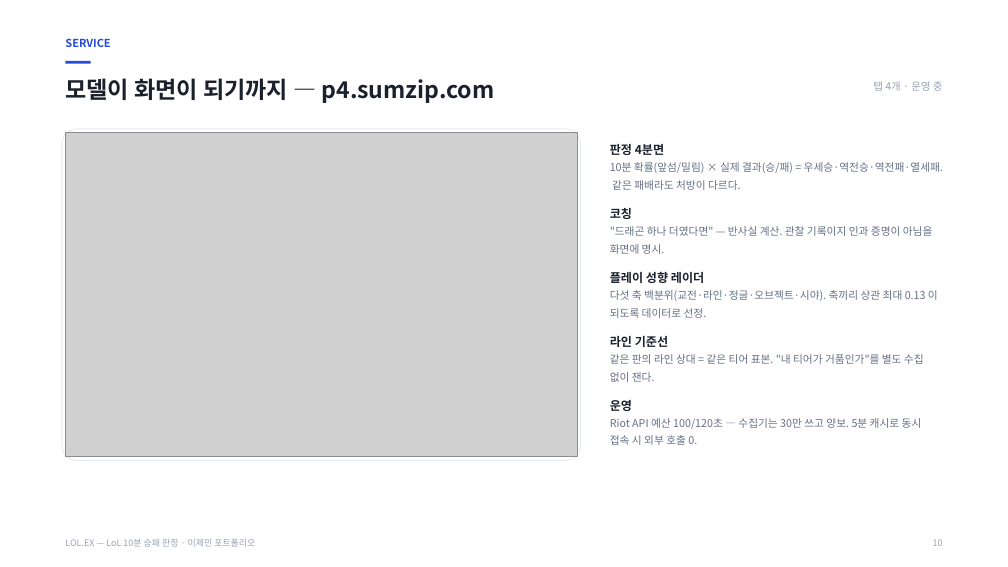
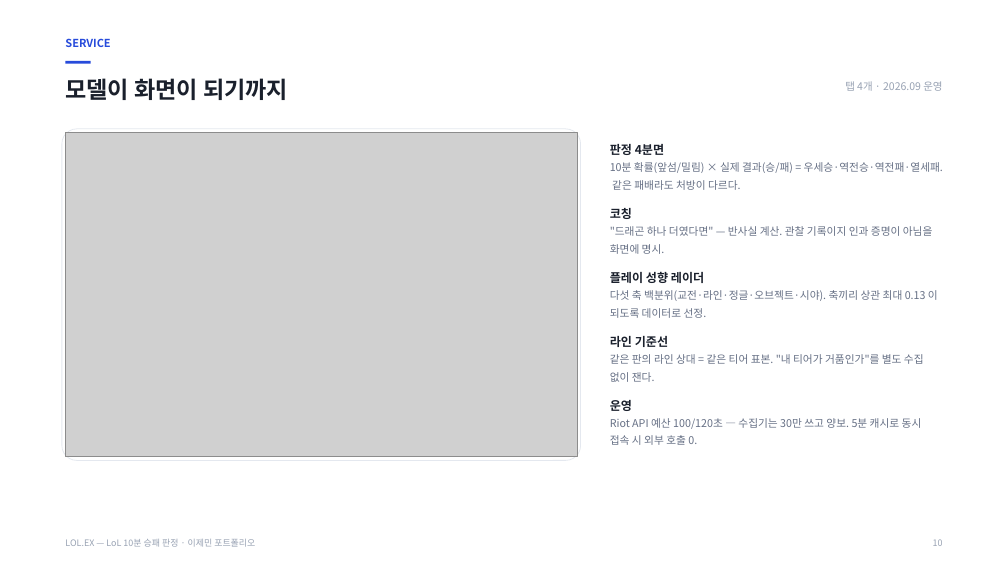
Before and after one commit to wpalswpa/lol-win-prediction, a slide deck: slide 10 of LOLEX_포트폴리오.pptx. Drawn at 1008x567 pixels with LibreOffice and Linux fonts; fonts in the diff are those of the drawing; grey boxes stand for pictures. Boxes give left, top, right and bottom in pixels: in the first picture for what was removed or moved away, otherwise in the second. Text is boxed around its words. In the diff, an @@ line names an element or a change of style, - is before the commit and + after.

```diff
--- a/LOLEX_포트폴리오.pptx
+++ b/LOLEX_포트폴리오.pptx
@@ text at (65, 78, 288, 100): text changed @@
-모델이 화면이 되기까지 — p4.sumzip.com
+모델이 화면이 되기까지
@@ text at (845, 81, 942, 91): text changed @@
-탭 4개 · 운영 중
+탭 4개 · 2026.09 운영
```
Also in this commit, not shown: 2 other slides changed, 4 other files.
